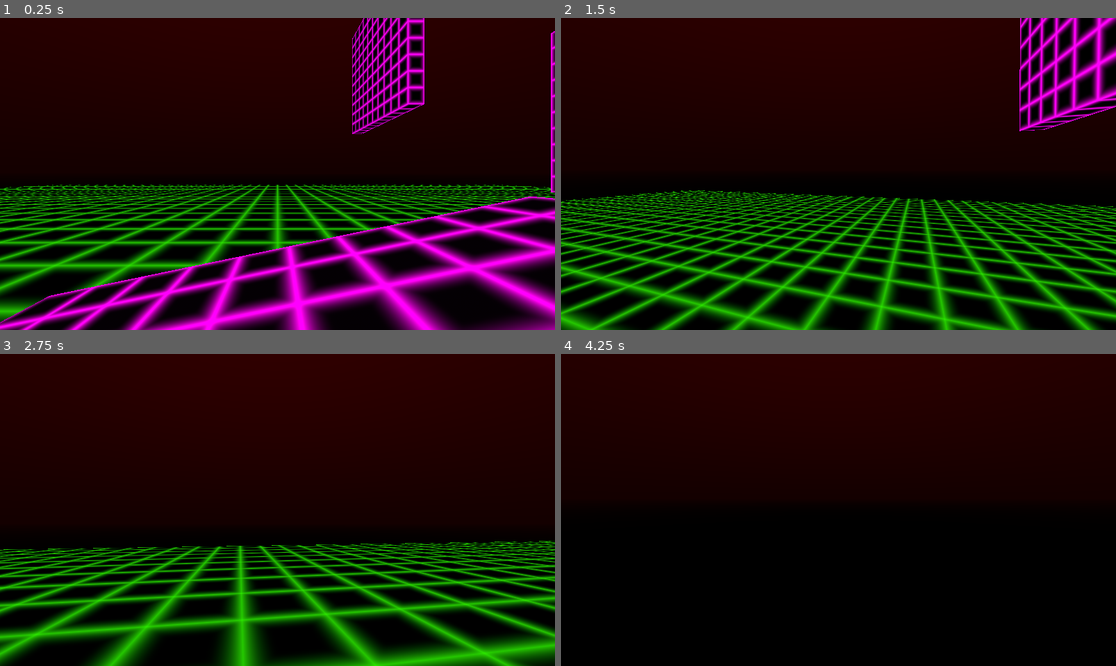
Above: before the commit, frames 1-4 (two rows, left to right).
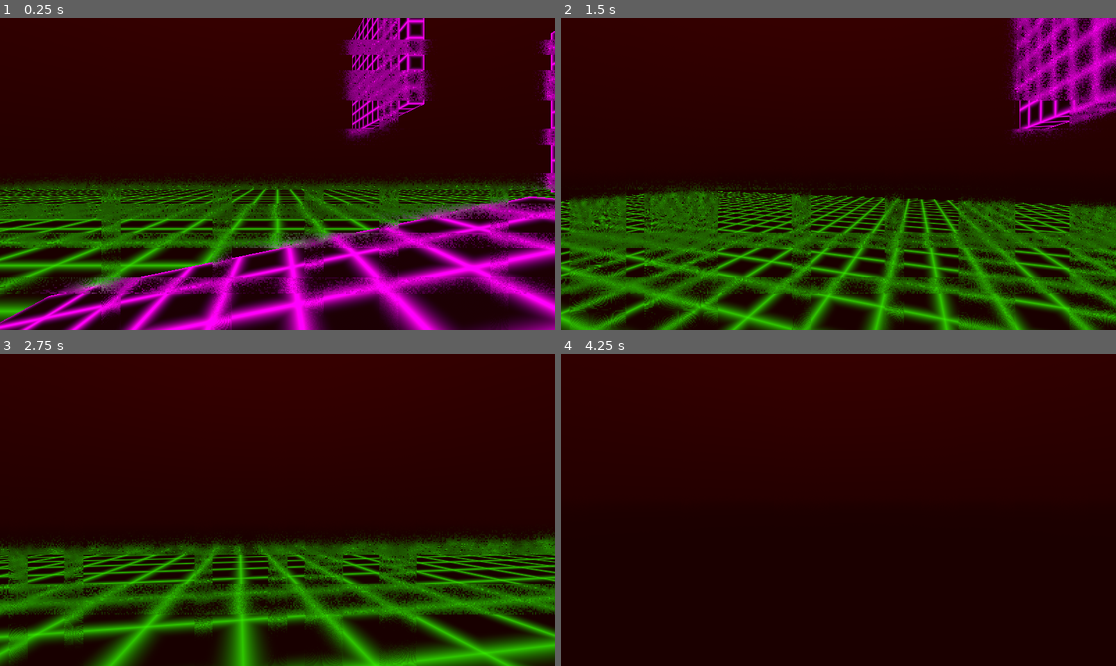
Above: after the commit, the same moments.

Repository: Skunkynator/NeonTop
Game: Godot game, scene res://gameplay/test.tscn
Two runs of this game, one before a commit and one after it. Both use one fixed random seed, a clock stepped at 60 frames per second and the inputs below.
Inputs (mouse positions are in pixels of both pictures, inside the frame that each line leads up to):
- Up to frame 1 (0.25 s): no input
- Up to frame 2 (1.5 s): move the mouse to (866, 174) at 0.52 s; hold W (gp_forward) from 0.53 s (still down); tap Space (gp_jump) at 0.77 s; move the mouse to (810, 174) at 1.27 s
- Up to frame 3 (2.75 s): keep holding W (gp_forward); tap Space (gp_jump) at 1.52 s; move the mouse to (288, 503) at 2.02 s
- Up to frame 4 (4.25 s): keep holding W (gp_forward); move the mouse to (832, 516) at 2.77 s; tap Space (gp_jump) at 3.02, 3.77 s; move the mouse to (877, 513) at 3.52 s

The runs differ from the first frame. In frame 1, 25% of the frame differs, in the area x 0-100%, y 0-100%; in frame 2, 40%; in frame 3, 15%; in frame 4, 50%, in the area x 0-100%, y 48-100%.

Commit message:
Added glitch shader

Diff:
--- a/gameplay/player/Player.tscn
+++ b/gameplay/player/Player.tscn
@@ -1,6 +1,7 @@
-[gd_scene load_steps=5 format=2]
+[gd_scene load_steps=8 format=2]
 
 [ext_resource path="res://gameplay/player/Player.gd" type="Script" id=1]
+[ext_resource path="res://post_processing_effects/glitch.shader" type="Shader" id=2]
 
 [sub_resource type="CapsuleShape" id=1]
 radius = 0.5
@@ -8,8 +9,15 @@
 [sub_resource type="CapsuleMesh" id=2]
 radius = 0.5
 
-[sub_resource type="Animation" id=3]
-resource_name = "death"
+[sub_resource type="ShaderMaterial" id=8]
+shader = ExtResource( 2 )
+shader_param/strength = 0.3
+
+[sub_resource type="QuadMesh" id=9]
+material = SubResource( 8 )
+size = Vector2( 2, 2 )
+
+[sub_resource type="Animation" id=6]
 
 [node name="Player" type="KinematicBody"]
 script = ExtResource( 1 )
@@ -28,5 +36,9 @@
 transform = Transform( 1, 0, 0, 0, 1, 0, 0, 0, 1, 0, 1.5, 0 )
 far = 917.1
 
+[node name="MeshInstance" type="MeshInstance" parent="Camera"]
+mesh = SubResource( 9 )
+material/0 = null
+
 [node name="AnimationPlayer" type="AnimationPlayer" parent="."]
-anims/death = SubResource( 3 )
+anims/death = SubResource( 6 )
--- /dev/null
+++ b/post_processing_effects/glitch.shader
@@ -0,0 +1,29 @@
+shader_type spatial;
+
+uniform float strength;
+
+float rand(vec4 v) {
+	float a = v.x*v.y*9.+v.w*2.;
+	float b = v.z*v.x*12.+v.y*921.;
+	float c = v.w*v.y*99.-v.x*123.;
+	c += mod(a*1237.,11)+b*7.;
+	b += mod(c*19.,23)+a*23.;
+	a += mod(c*2341.,a)+b*21.;
+	a = mod(a+b+c,1);
+	return abs(a);
+}
+
+void fragment() {
+	vec2 uv = SCREEN_UV;
+
+	float gx = rand(vec4(round(uv.x*30.)/30.,TIME,0,0));
+	float gy = rand(vec4(round(uv.y*21.)/21.,TIME,0,0));
+	uv += vec2(0,rand(vec4(uv,TIME,0)))*strength*0.03 * float(gx > (1.-strength));
+	uv += vec2(rand(vec4(uv,TIME,0)),0)*strength*0.03 * float(gy > (1.-strength));
+
+	EMISSION.rgb = texture(SCREEN_TEXTURE,uv).rgb;
+}
+
+void vertex() {
+	POSITION = vec4(VERTEX,1);
+}
Not shown: 6 places in gameplay/test.tscn that only renumber resources
